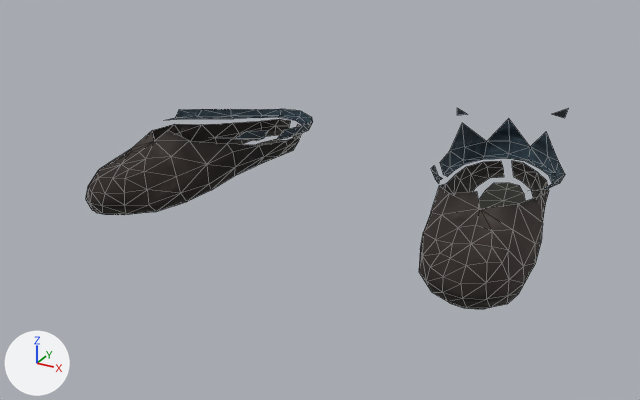
Before and after pictures for a commit that changed the glTF model packaging/garment-results/cross-body/emma_casual-to-andre_casual/Shoes/Shoes.glb.
Camera for both pictures: a 50 mm camera at (0.311, -0.645, 0.295) aimed at (-0.001, -0.078, 0.011). Lighting does not change. The marker at lower left points along +X, +Y and +Z. The picture after the commit comes second. Mesh edges are drawn as thin lines. Vertices at exactly the same position are counted once.

The first picture shows 'Fitted_Shoes'.
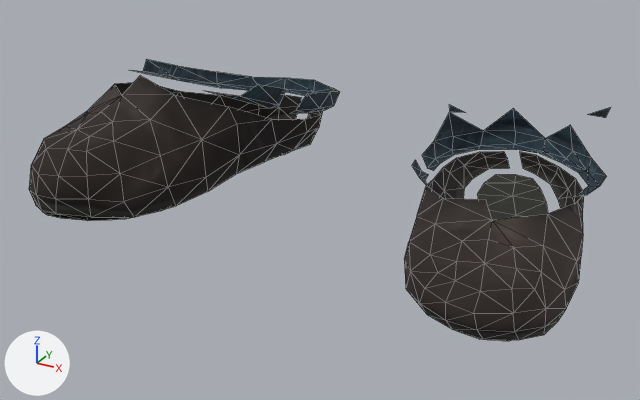
Diff of the bpy script that builds the scene:
```diff
--- a/packaging/garment-results/cross-body/emma_casual-to-andre_casual/Shoes/Shoes.glb.py
+++ b/packaging/garment-results/cross-body/emma_casual-to-andre_casual/Shoes/Shoes.glb.py
@@ me_mesh_023 @@
 # used by ob_fitted_shoes; location = (0.0, 0.0, 0.0)
-me_mesh_023.from_pydata(...)  # 325 vertices, 438 faces; spans x -0.181..0.18, y -0.174..0.073, z -0.003..0.098
-me_mesh_023.vertices[316].co = (0.168, -0.01, 0.087)  # pixel (564, 118)
-me_mesh_023.vertices[320].co = (0.103, -0.06, 0.093)  # pixel (457, 115)
-me_mesh_023.vertices[321].co = (0.17, -0.009, 0.095)  # pixel (568, 108)
-me_mesh_023.vertices[322].co = (0.102, -0.058, 0.098)  # pixel (457, 107)
-me_mesh_023.vertices[323].co = (0.113, -0.068, 0.098)  # pixel (467, 114)
-me_mesh_023.vertices[324].co = (0.163, -0.032, 0.096)  # pixel (551, 114)
+me_mesh_023.from_pydata(...)  # 325 vertices, 438 faces; spans x -0.214..0.214, y -0.208..0.092, z -0.001..0.103
+# me_mesh_023 part 1: the loose piece of 30 vertices spanning x -0.171..-0.098, y -0.168..0.057, z -0.003..0.002 is scaled about its middle by (1.53, 1.21, 1.83), then moved by (-0.01, -0.009, 0.005)
+# me_mesh_023 part 2: the loose piece of 90 vertices spanning x -0.181..-0.081, y -0.174..0.065, z 0.0..0.054 is scaled about its middle by (1.53, 1.21, 1.83), then moved by (-0.008, -0.009, 0.027)
+# me_mesh_023 part 3: the loose piece of 31 vertices spanning x -0.172..-0.07, y -0.065..0.073, z 0.019..0.048 is scaled about its middle by (1.53, 1.21, 1.83), then moved by (-0.003, 0.004, 0.033)
+# me_mesh_023 part 4: the loose piece of 7 vertices spanning x -0.101..-0.076, y -0.085..-0.032, z 0.034..0.049 is scaled about its middle by (1.53, 1.21, 1.83), then moved by (0.015, -0.01, 0.039)
+# me_mesh_023 part 5: the loose piece of 90 vertices spanning x 0.081..0.18, y -0.173..0.065, z -0.001..0.054 is scaled about its middle by (1.47, 1.22, 1.03), then moved by (0.011, -0.009, 0.003)
+# me_mesh_023 part 6: the loose piece of 30 vertices spanning x 0.098..0.17, y -0.167..0.057, z -0.003..0.002 is scaled about its middle by (1.47, 1.22, 1.03), then moved by (0.013, -0.009, 0.002)
+# me_mesh_023 part 7: the loose piece of 34 vertices spanning x 0.07..0.173, y -0.065..0.073, z 0.019..0.055 is scaled about its middle by (1.47, 1.22, 1.03), then moved by (0.007, 0.004, 0.003)
+# me_mesh_023 part 8: the loose piece of 7 vertices spanning x 0.076..0.101, y -0.085..-0.032, z 0.032..0.049 is scaled about its middle by (1.47, 1.22, 1.03), then moved by (-0.009, -0.01, 0.003)
+# me_mesh_023 part 9
+me_mesh_023.vertices[316].co = (0.197, -0.01, 0.092)  # pixel (605, 117)
+me_mesh_023.vertices[320].co = (0.1, -0.07, 0.098)  # pixel (449, 111)
+me_mesh_023.vertices[321].co = (0.2, -0.008, 0.1)  # pixel (611, 107)
+me_mesh_023.vertices[322].co = (0.099, -0.067, 0.103)  # pixel (449, 104)
+me_mesh_023.vertices[323].co = (0.116, -0.08, 0.103)  # pixel (466, 112)
+me_mesh_023.vertices[324].co = (0.189, -0.036, 0.101)  # pixel (587, 114)
 me_mesh_023.materials.append(mat_shoes)
```

Boxes (x1, y1, x2, y2) around the edits, measured in the pictures (640 x 400 px; the box of a moved part takes in the faces that stretch with it):
'Fitted_Shoes', reshaped (20% wider, 40% taller)
    before: (86, 108, 569, 309)
    after: (29, 59, 611, 341)
part 1 of me_mesh_023, moved or reshaped
    before: (95, 139, 287, 215)
    after: (42, 151, 291, 221)
part 2 of me_mesh_023, moved or reshaped
    before: (86, 119, 302, 214)
    after: (29, 76, 323, 217)
part 3 of me_mesh_023, moved or reshaped
    before: (167, 109, 313, 140)
    after: (132, 59, 340, 113)
part 4 of me_mesh_023, moved or reshaped
    before: (217, 130, 269, 141)
    after: (206, 85, 286, 108)
part 5 of me_mesh_023, moved or reshaped
    before: (419, 161, 549, 308)
    after: (404, 151, 584, 340)
part 6 of me_mesh_023, moved or reshaped
    before: (449, 183, 525, 309)
    after: (458, 175, 548, 341)
part 7 of me_mesh_023, moved or reshaped
    before: (440, 119, 565, 190)
    after: (422, 108, 606, 198)
part 8 of me_mesh_023, moved or reshaped
    before: (431, 166, 442, 184)
    after: (412, 160, 428, 186)
part 9 of me_mesh_023, moved or reshaped
    before: (457, 108, 569, 118)
    after: (449, 104, 611, 118)
